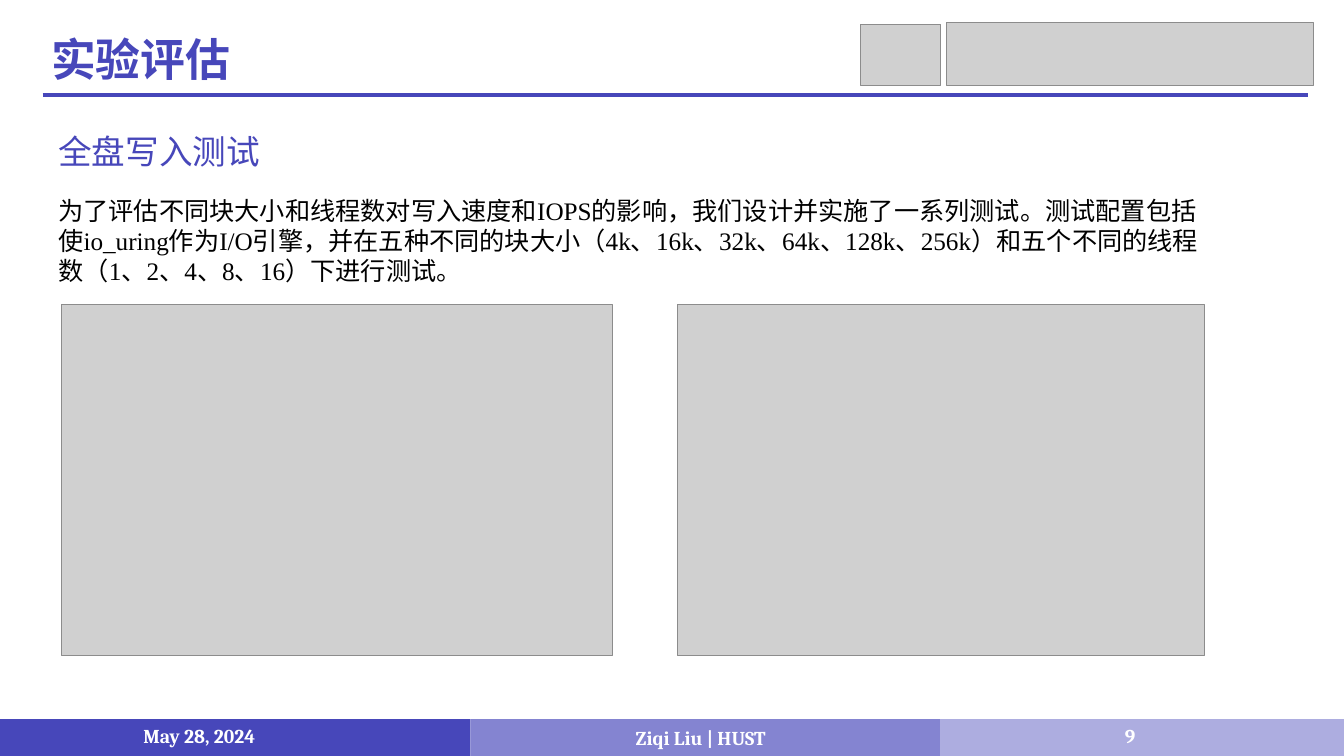
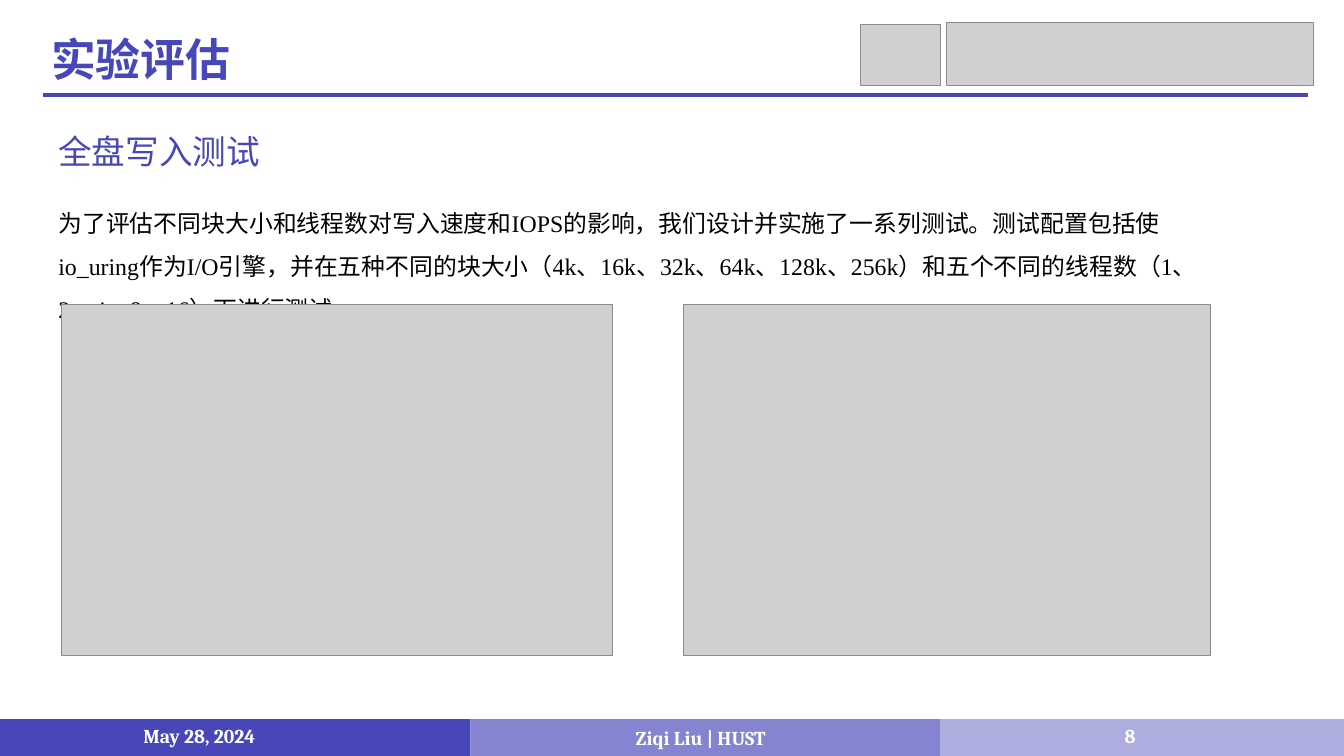
Before and after one commit to LiuziqiOvO/md, a slide deck: slide 8 of 毕设/毕设答辩.pptx (slide 9 before the commit). Drawn at 1344x756 pixels with LibreOffice and Linux fonts; fonts in the diff are those of the drawing; grey boxes stand for pictures. Boxes give left, top, right and bottom in pixels: in the first picture for what was removed or moved away, otherwise in the second. Text is boxed around its words. In the diff, an @@ line names an element or a change of style, - is before the commit and + after.

```diff
--- a/毕设/毕设答辩.pptx
+++ b/毕设/毕设答辩.pptx
@@ text "为了评估不同块大小和线程数对写入速度和IOPS的影响，我们设计并实施了一系列测试。测试配置包括使io_uring作为I/ ..." at (x1=58, y1=212, x2=1196, y2=323): size 18 to 17 pt; line spacing 1 to 1.5 @@
@@ picture moved from (x1=678, y1=304, x2=1204, y2=655) to (x1=684, y1=304, x2=1210, y2=655) @@
@@ page number at (x1=1125, y1=730, x2=1136, y2=743): text changed @@
-9
+8
```
Also in this commit, not shown: 8 other slides changed, 2 other files.
